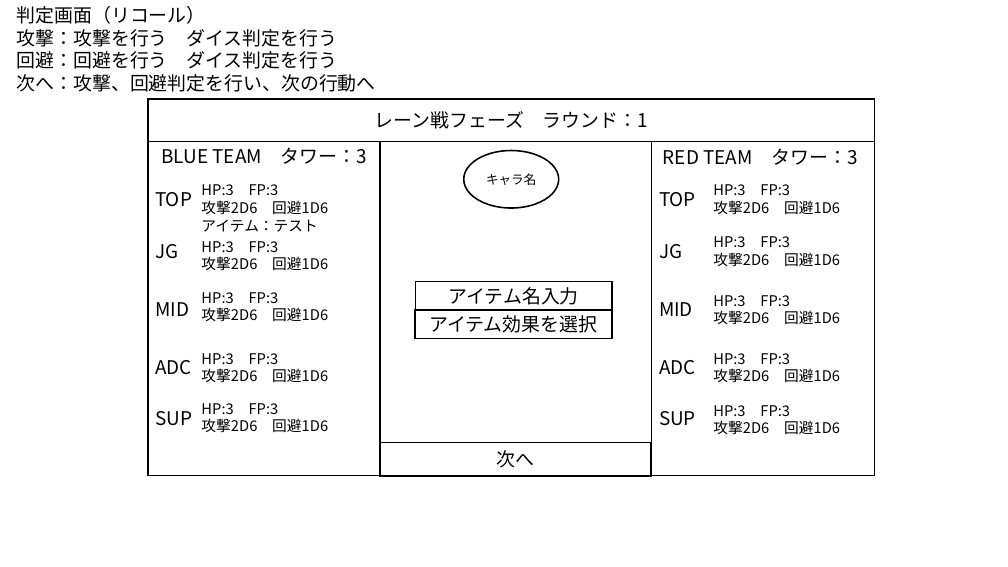
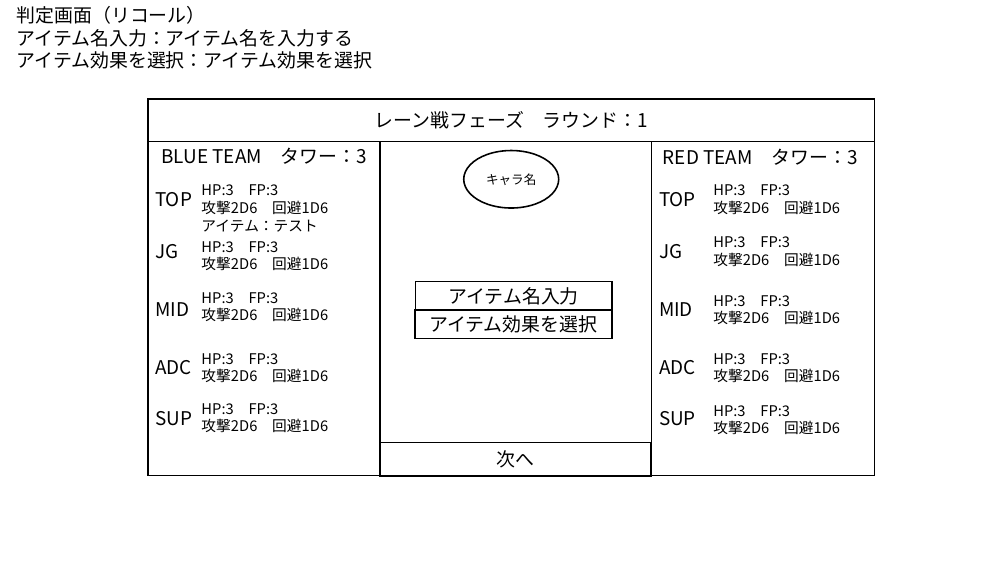
Before and after one commit to tukiguti/GMlessTRPGapp, a slide deck: slide 6 of lolTRPG/原案/簡単概要.pptx. Drawn at 1008x567 pixels with LibreOffice and Linux fonts; fonts in the diff are those of the drawing. Boxes give left, top, right and bottom in pixels: in the first picture for what was removed or moved away, otherwise in the second. Text is boxed around its words. In the diff, an @@ line names an element or a change of style, - is before the commit and + after.

```diff
--- a/lolTRPG/原案/簡単概要.pptx
+++ b/lolTRPG/原案/簡単概要.pptx
@@ text at bbox=[17, 6, 372, 69]: text changed @@
-判定画面（リコール）
-攻撃：攻撃を行う ダイス判定を行う
-回避：回避を行う ダイス判定を行う
-次へ：攻撃、回避判定を行い、次の行動へ
+判定画面（リコール）
+アイテム名入力：アイテム名を入力する
+アイテム効果を選択：アイテム効果を選択
```
Also in this commit, not shown: 2 other slides changed, 34 other files.
